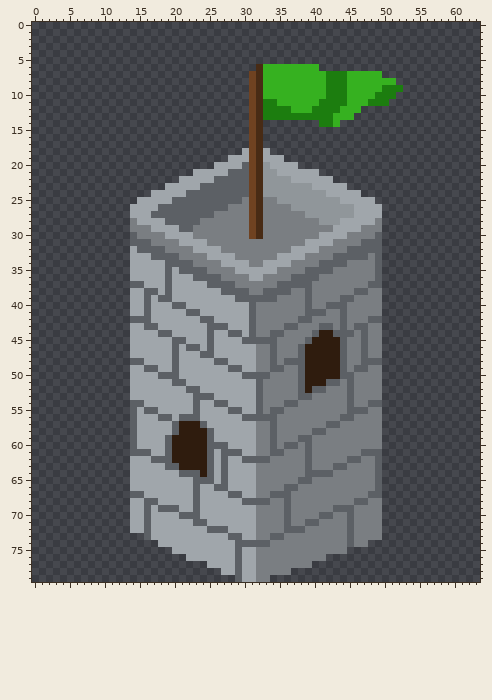
File history of a pixel-art file, Defending Dragons/RawAssets/PixelArt/CastleLevelMap.aseprite. The first picture shows the starting point.
64x80 pixels, 1 frame.
The result:
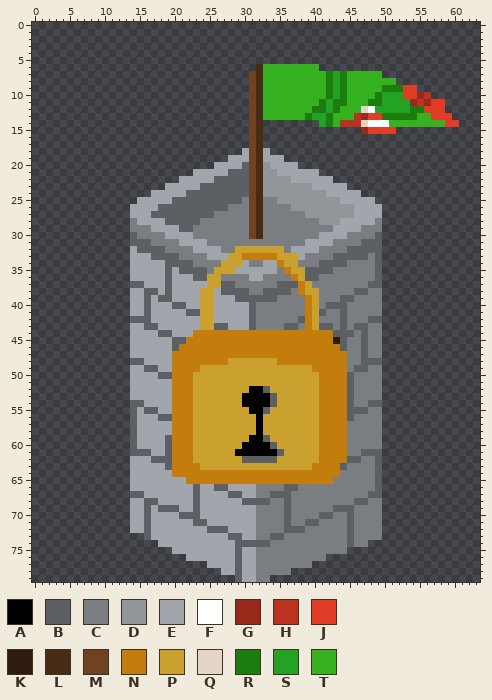
Palette (. is transparent): A #000000  B #5c6065  C #7a7e82  D #90969a  E #a0a6ab  F #ffffff  G #98291b  H #bb3221  J #e03c28  K #2f1c0e  L #482b15  M #6f4221  N #c37d0c  P #caa02e  Q #e4d5c7  R #1c7d0f  S #24a224  T #36b120
Difference:
layer "SOS" now shown
layer "Secured" added
layer "Lock" added
layer "Layer 3" removed
Changed rows in their new state; - is an unchanged pixel.
Layers "Lock", "Secured", "SOS":
first column x 33:
 7 ----------S-----------------
 8 ----------S-----------------
 9 ----------S---------JJ------
10 ----------S------SSSJJGH----
11 TT-------S-------SSSSGHGJJ--
12 TTTT-----S----QFSSSSSRRJJJ--
13 TTTTTT-SS----HGJJRRRRRTTJJJ-
14 --------S--HHHQFFFTTTTTTTTJJ
15 --------------GJJJJ---------
first column x 20:
32 ---------PPPPPPP---------
33 --------PPNNNNNPPP-------
34 -------PPP-----NPP-------
35 ------PPP-------NPP------
36 -----PP----------NP------
37 -----PP-----------NP-----
38 ----PP------------NPP----
39 ----PP-------------NP----
40 ----PP-------------NP----
41 ----PP-------------NP----
42 ----PP-------------NP----
43 ----PP-------------NP----
44 ---NNNNNNNNNNNNNNNNNNNN--
45 --NNNNNNNNNNNNNNNNNNNNN--
46 -NNNNNNNNNNNNNNNNNNNNNNN-
47 NNNNNNNNNNNNNNNNNNNNNNNNN
48 NNNNNNNNPPPPPPPNNNNNNNNNN
49 NNNNPPPPPPPPPPPPPPPPNNNNN
50 NNNPPPPPPPPPPPPPPPPPPNNNN
51 NNNPPPPPPPPPPPPPPPPPPNNNN
52 NNNPPPPPPPPAABPPPPPPPNNNN
53 NNNPPPPPPPAAAABPPPPPPNNNN
54 NNNPPPPPPPAAAABPPPPPPNNNN
55 NNNPPPPPPPPAABPPPPPPPNNNN
56 NNNPPPPPPPPPAPPPPPPPPNNNN
57 NNNPPPPPPPPPAPPPPPPPPNNNN
58 NNNPPPPPPPPPAPPPPPPPPNNNN
59 NNNPPPPPPPPAABPPPPPPPNNNN
60 NNNPPPPPPPAAAA-PPPPPPNNNN
61 NNNPPPPPPAAAAAA-PPPPPNNNN
62 NNNPPPPPPP----BPPPPPPNNNN
63 NNNNPPPPPPPPPPPPPPPPNNNN-
64 NNNNNNNNNNNNNNNNNNNNNNNN-
65 --NNNNNNNNNNNNNNNNNNNNN--
Where, in picture pixels (left, top, right, bottom), the same in both pictures:
changed: (263, 71, 459, 134)
changed: (172, 246, 347, 484)
